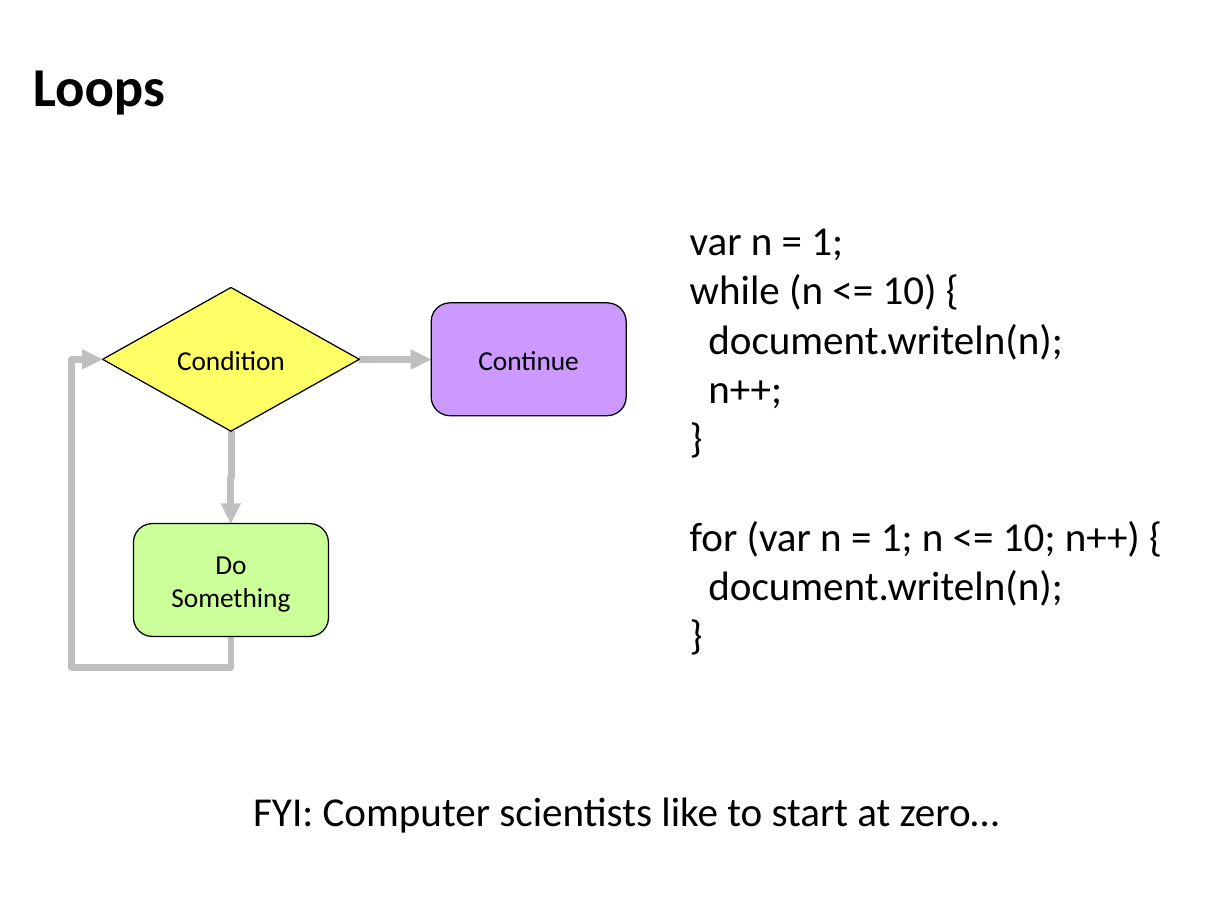
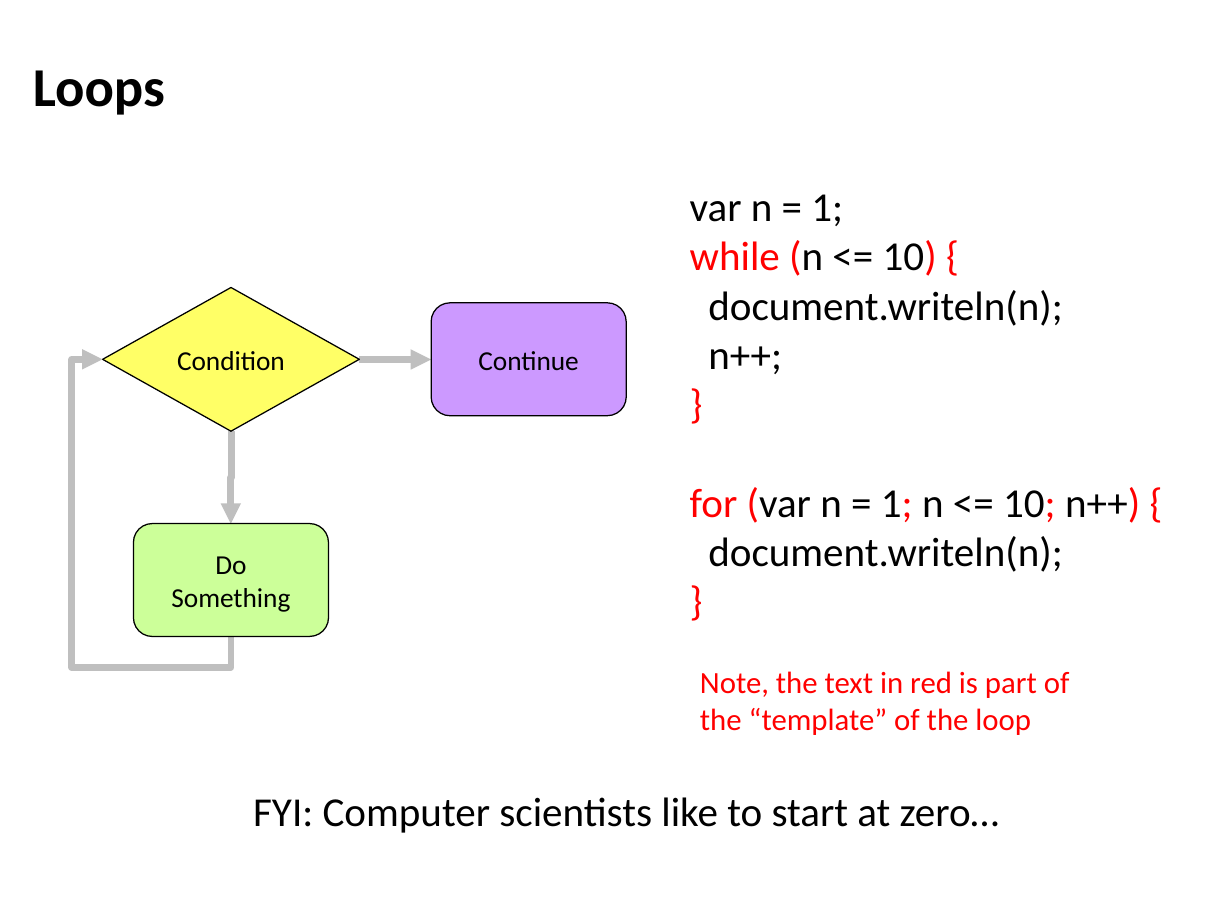
Before and after one commit to lintool/UMD-courses, a slide deck: slide 21 of slides/session03.pptx. Drawn at 1232x924 pixels with LibreOffice and Linux fonts; fonts in the diff are those of the drawing. Boxes give left, top, right and bottom in pixels: in the first picture for what was removed or moved away, otherwise in the second. Text is boxed around its words. In the diff, an @@ line names an element or a change of style, - is before the commit and + after.

```diff
--- a/slides/session03.pptx
+++ b/slides/session03.pptx
@@ text "var n = 1;": place and size @@
-text "var n = 1;" at <box>690,228,1140,606</box>
+text "var n = 1;" at <box>690,194,1140,572</box>
@@ text at <box>690,240,1140,523</box>: text colour #000000 to #FF0000 in "while (n 10) {", "}", "for (var 1; 10; n++) {", "}" @@
@@ text added at <box>700,671,1070,735</box>, 18 pt, text #FF0000 @@
+Note, the text in red is part of the “template” of the loop
```
Also in this commit, not shown: 1 other slide changed, 3 other files.
